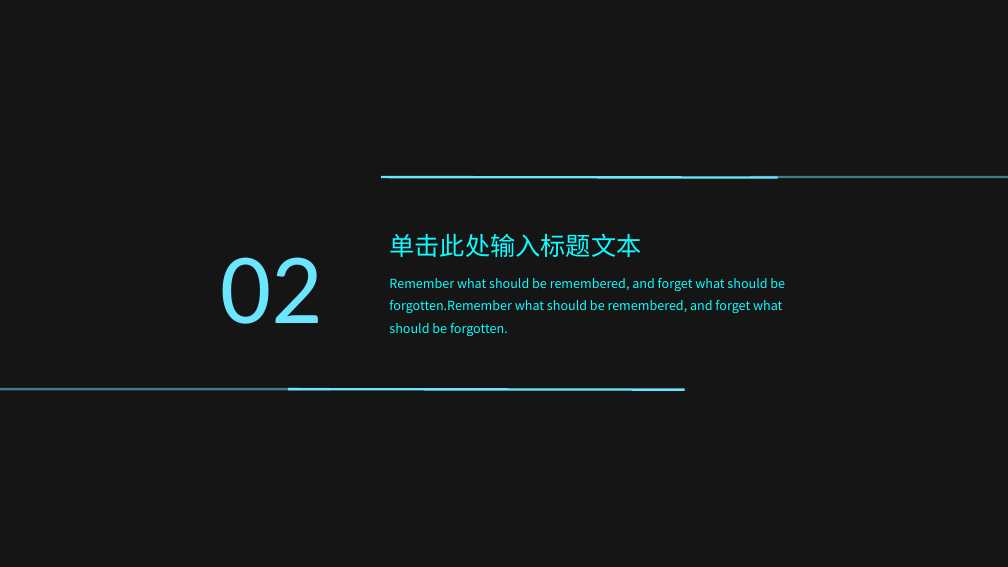
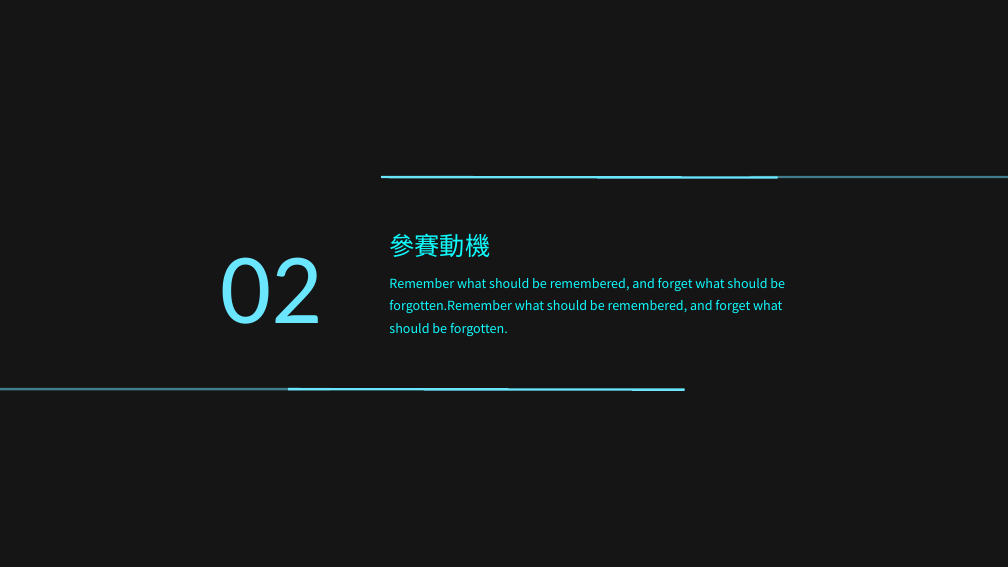
Before and after one commit to Yu-LunLiu/-, a slide deck: slide 6 of 與毒同行.pptx (slide 9 before the commit). Drawn at 1008x567 pixels with LibreOffice and Linux fonts; fonts in the diff are those of the drawing; background and template pictures are left out; a plain dark background stands for a picture behind light text. Boxes give left, top, right and bottom in pixels: in the first picture for what was removed or moved away, otherwise in the second. Text is boxed around its words. In the diff, an @@ line names an element or a change of style, - is before the commit and + after.

```diff
--- a/與毒同行.pptx
+++ b/與毒同行.pptx
@@ text at bbox=[389, 233, 490, 257]: text changed @@
-单击此处输入标题文本
+參賽動機
```
Also in this commit, not shown: 3 other slides changed.
